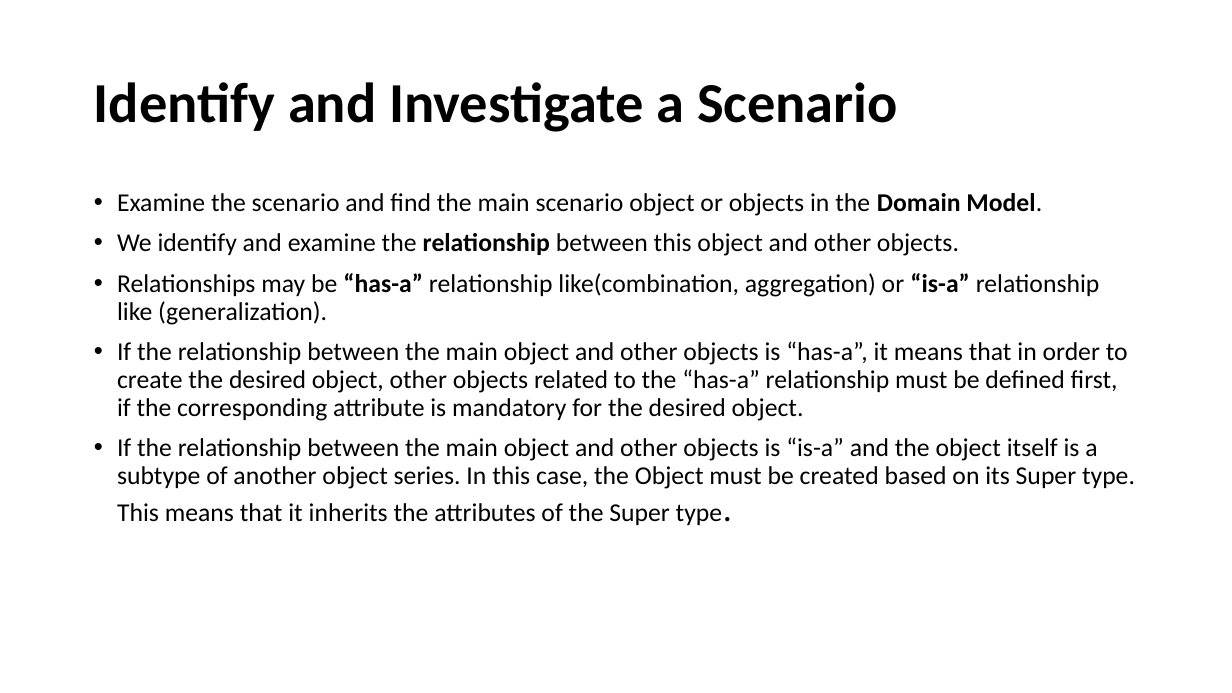
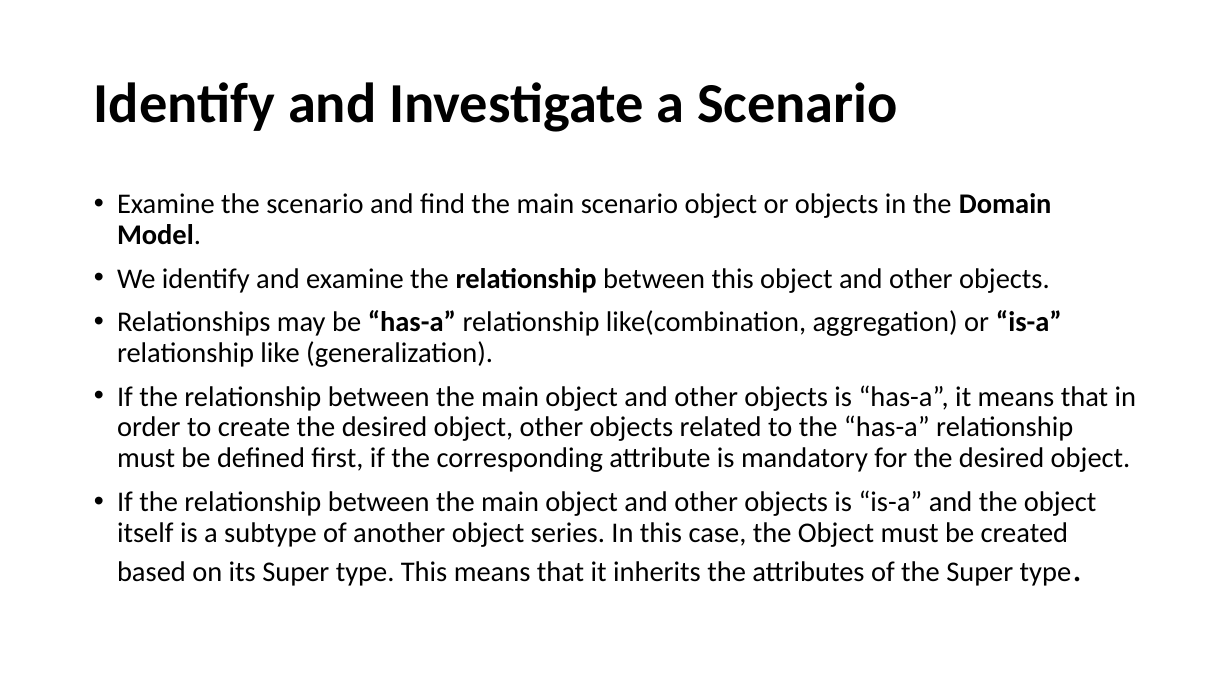
Before and after one commit to fmontazeri/Knowledeg, a slide deck: slide 50 of Gherkin.pptx. Drawn at 1232x693 pixels with LibreOffice and Linux fonts; fonts in the diff are those of the drawing. Boxes give left, top, right and bottom in pixels: in the first picture for what was removed or moved away, otherwise in the second. Text is boxed around its words. In the diff, an @@ line names an element or a change of style, - is before the commit and + after.

```diff
--- a/Gherkin.pptx
+++ b/Gherkin.pptx
@@ text "Examine the scenario and find ..." at <box>117,193,1136,586</box>: size 20 to 22.2 pt; size 28 to 29.6 pt in "type." @@
```
Also in this commit, not shown: 3 other slides changed, 8 slides added.
